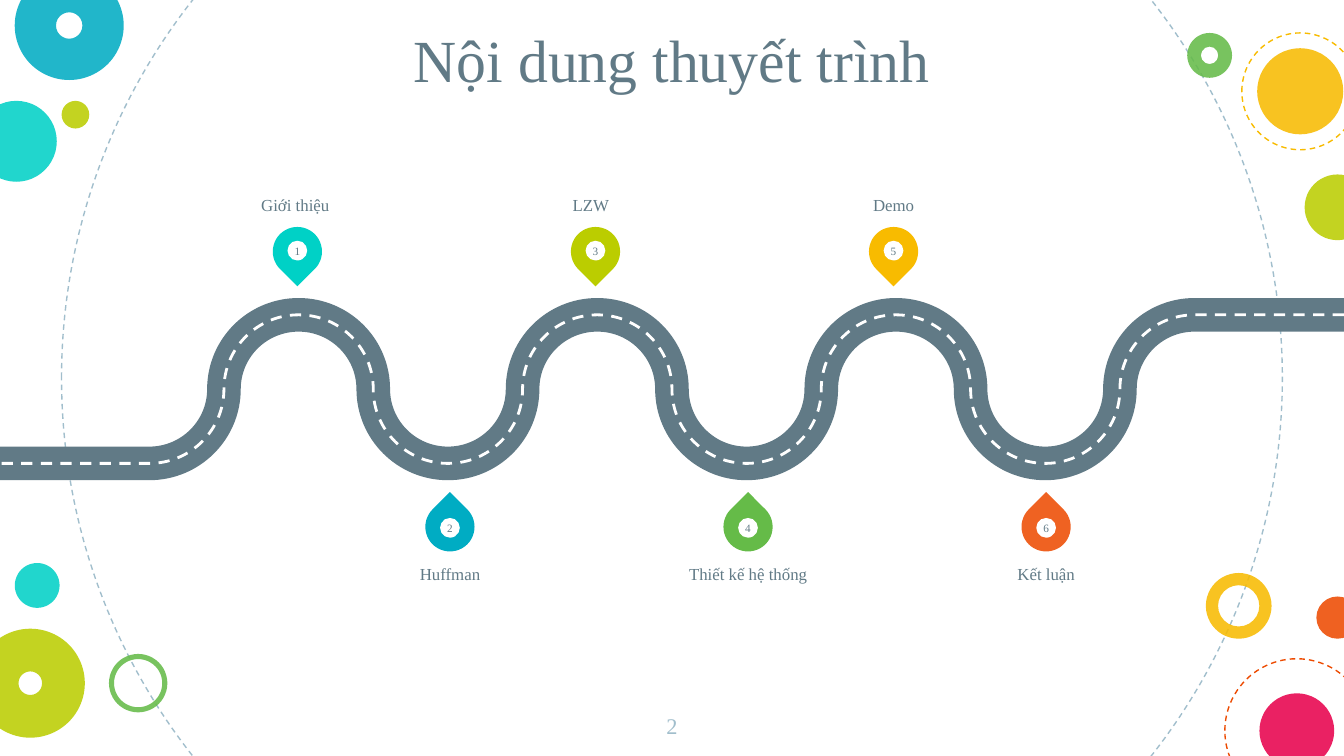
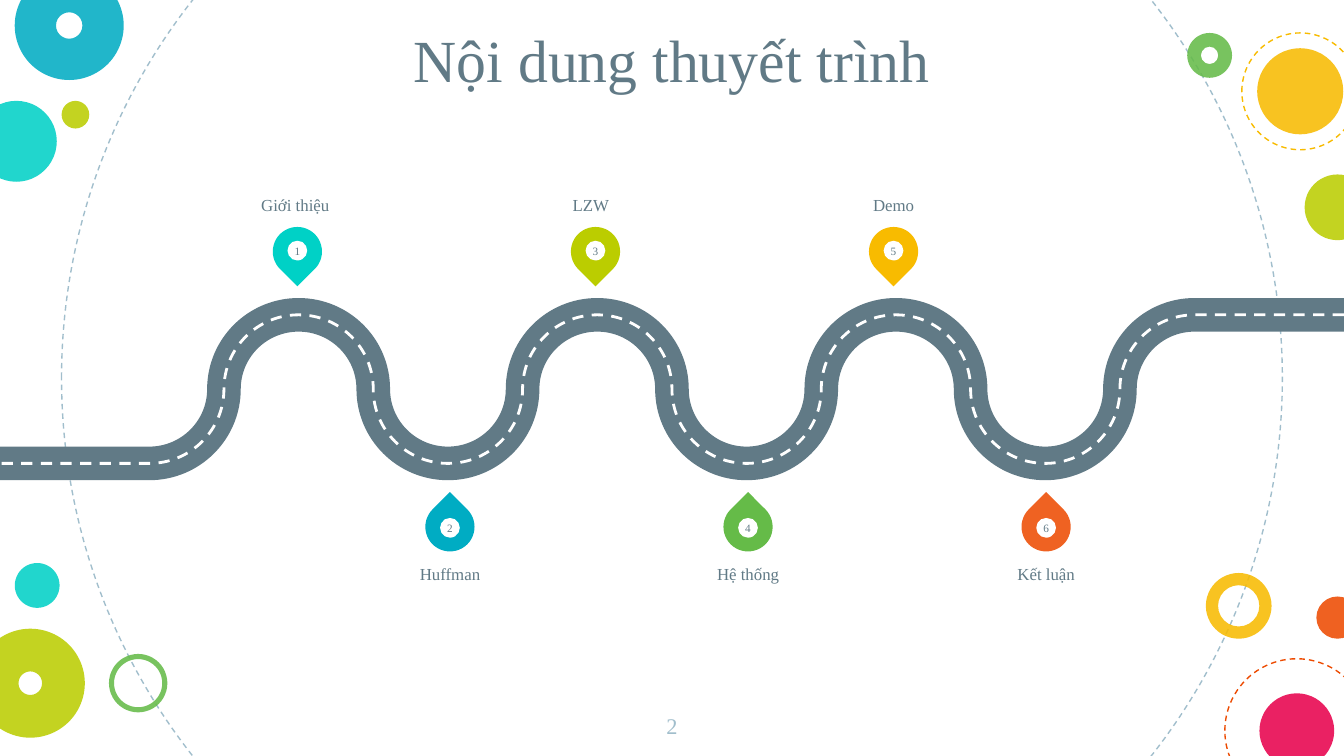
Before and after one commit to LeTranQuocKhanh/CS232.N21.KHCL, a slide deck: slide 2 of Presentation/Slide-thuyết-trình.pptx. Drawn at 1344x756 pixels with LibreOffice and Linux fonts; fonts in the diff are those of the drawing. Boxes give left, top, right and bottom in pixels: in the first picture for what was removed or moved away, otherwise in the second. Text is boxed around its words. In the diff, an @@ line names an element or a change of style, - is before the commit and + after.

```diff
--- a/Presentation/Slide-thuyết-trình.pptx
+++ b/Presentation/Slide-thuyết-trình.pptx
@@ text at (x1=717, y1=568, x2=779, y2=584): text changed @@
-Thiết kế hệ thống
+Hệ thống
```
Also in this commit, not shown: 1 other slide changed.
